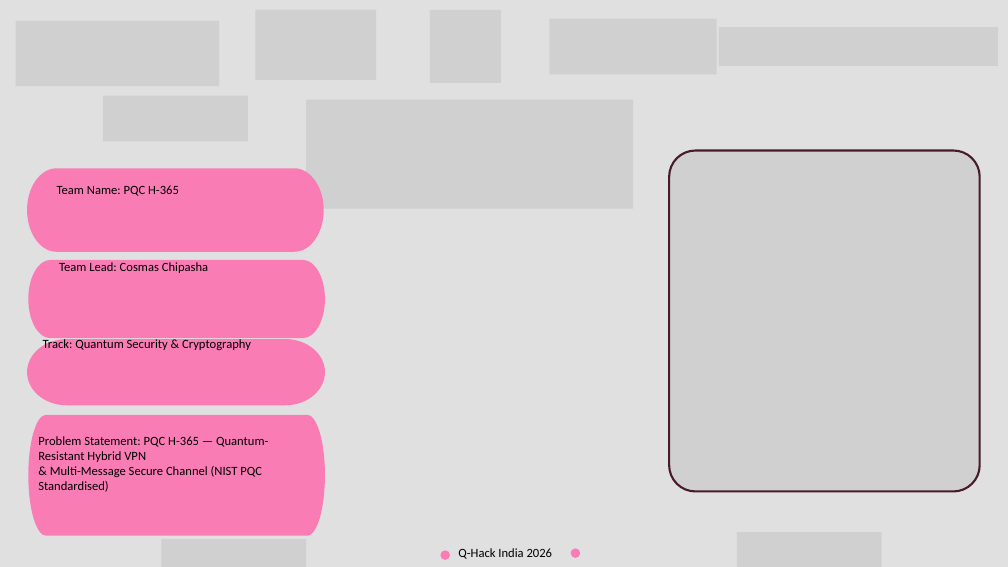
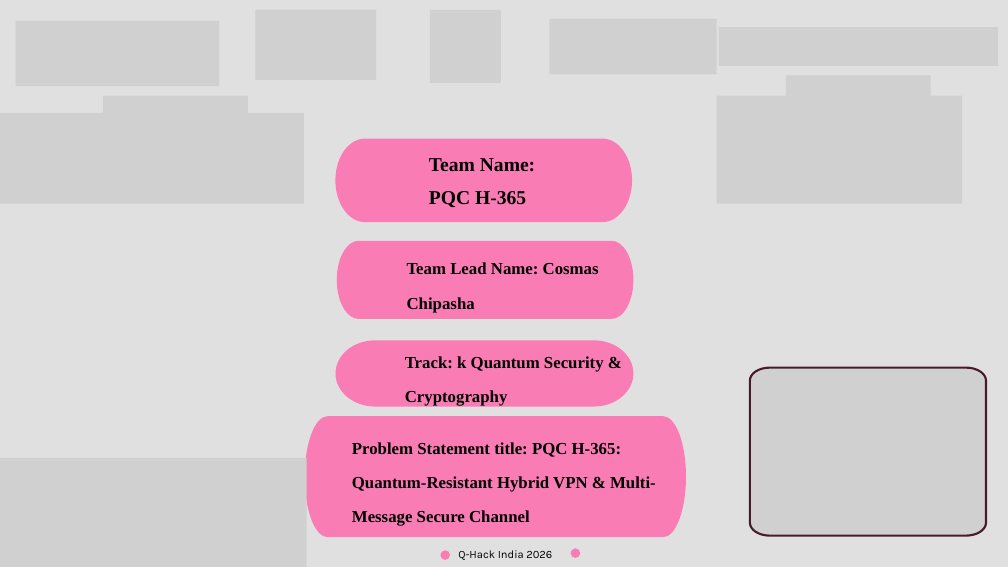
Before and after one commit to chipashacosmas/PQC-H365, a slide deck: slide 1 of docs/Q-Hack_India26_PQC_H365_FINAL.pptx. Drawn at 1008x567 pixels with LibreOffice and Linux fonts; fonts in the diff are those of the drawing; grey boxes stand for pictures. Boxes give left, top, right and bottom in pixels: in the first picture for what was removed or moved away, otherwise in the second. Text is boxed around its words. In the diff, an @@ line names an element or a change of style, - is before the commit and + after.

```diff
--- a/docs/Q-Hack_India26_PQC_H365_FINAL.pptx
+++ b/docs/Q-Hack_India26_PQC_H365_FINAL.pptx
@@ picture: place and size @@
-picture at (737,532,881,567)
+picture at (786,76,930,121)
@@ picture: place and size @@
-picture at (306,100,633,209)
+picture at (0,113,304,204)
@@ picture added at (717,96,962,204) @@
@@ freeform shape: place and size @@
-freeform shape at (27,168,324,252)
+freeform shape at (335,139,632,222)
@@ text "Team Name: PQC H-365": place and size @@
-text "Team Name: PQC H-365" at (57,185,179,196)
+text "Team Name: PQC H-365" at (429,158,535,207)
@@ text "Team Name: PQC H-365" at (429,158,535,207): size 18 to 28 pt, font Calibri to Times New Roman, bold on; line spacing 1 to 47.6pt @@
@@ freeform shape: place and size @@
-freeform shape at (28,260,325,338)
+freeform shape at (337,241,634,319)
@@ text at (407,262,599,313): text changed; size 18 to 24 pt; font Calibri to Times New Roman; bold on @@
-Team Lead: Cosmas Chipasha
+Team Lead Name: Cosmas Chipasha
@@ freeform shape: place and size @@
-freeform shape at (27,339,325,405)
+freeform shape at (336,340,634,406)
@@ text at (405,356,604,406): text changed; size 18 to 24 pt; font Calibri to Times New Roman; bold on @@
-Track: Quantum Security & Cryptography
+Track: k Quantum Security & Cryptography
@@ picture: place and size @@
-picture at (669,151,980,491)
+picture at (750,367,986,535)
@@ freeform shape: place and size @@
-freeform shape at (28,415,325,536)
+freeform shape at (305,416,686,537)
@@ text at (352,442,656,526): text changed; size 18 to 24 pt; font Calibri to Times New Roman; bold on @@
-Problem Statement: PQC H-365 — Quantum-Resistant Hybrid VPN
-& Multi-Message Secure Channel (NIST PQC Standardised)
+Problem Statement title: PQC H-365: Quantum-Resistant Hybrid VPN & Multi-Message Secure Channel
@@ picture added at (0,458,307,567) @@
@@ picture: place and size @@
-picture at (161,539,306,567)
+picture at (410,469,555,515)
@@ text "Q-Hack India 2026" at (458,550,552,560): size 18 to 16 pt, font Calibri to Karla; line spacing 1 to 22.4pt @@
```
Also in this commit, not shown: 9 other slides changed.
